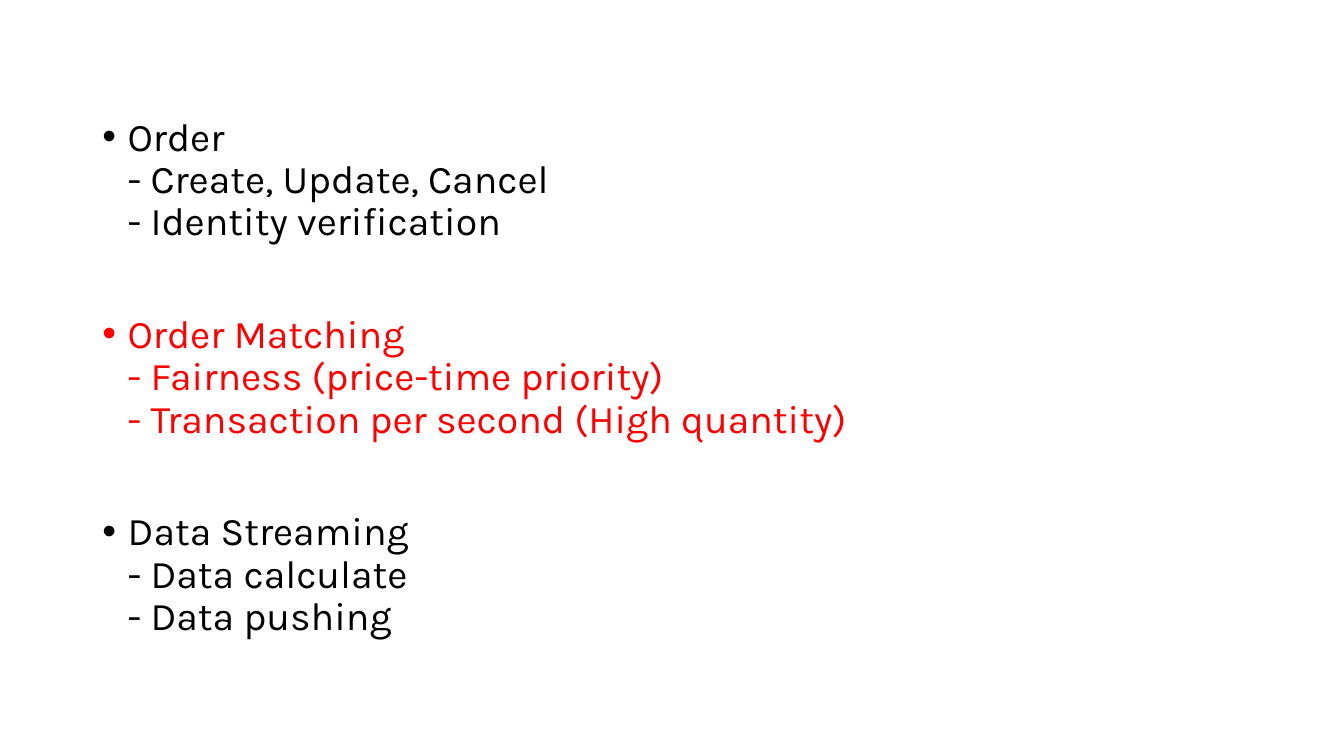
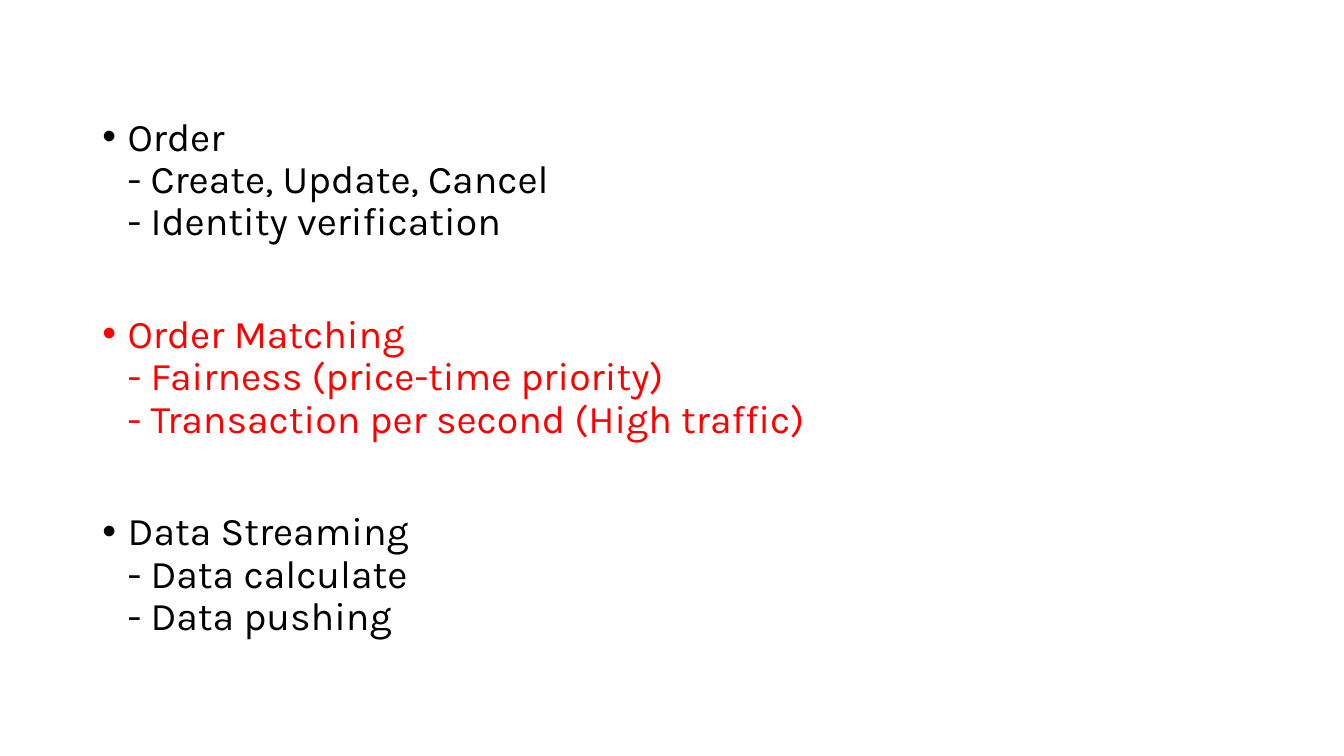
Before and after one commit to TerryChengTW/Dc3n, a slide deck: slide 5 of dc3n.pptx. Drawn at 1344x756 pixels with LibreOffice and Linux fonts; fonts in the diff are those of the drawing. Boxes give left, top, right and bottom in pixels: in the first picture for what was removed or moved away, otherwise in the second. Text is boxed around its words. In the diff, an @@ line names an element or a change of style, - is before the commit and + after.

```diff
--- a/dc3n.pptx
+++ b/dc3n.pptx
@@ text at (x1=128, y1=321, x2=804, y2=443): text changed @@
-• Order Matching
-  - Fairness (price-time priority)
-  - Transaction per second (High quantity)
+• Order Matching
+  - Fairness (price-time priority)
+  - Transaction per second (High traffic)
```
Also in this commit, not shown: 11 other slides changed, 1 slide removed.
